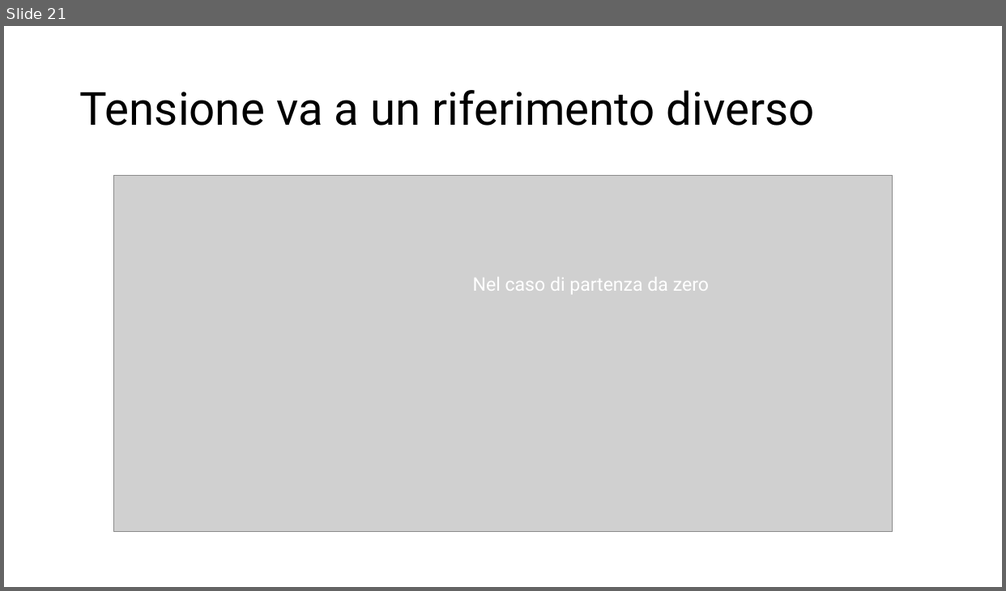
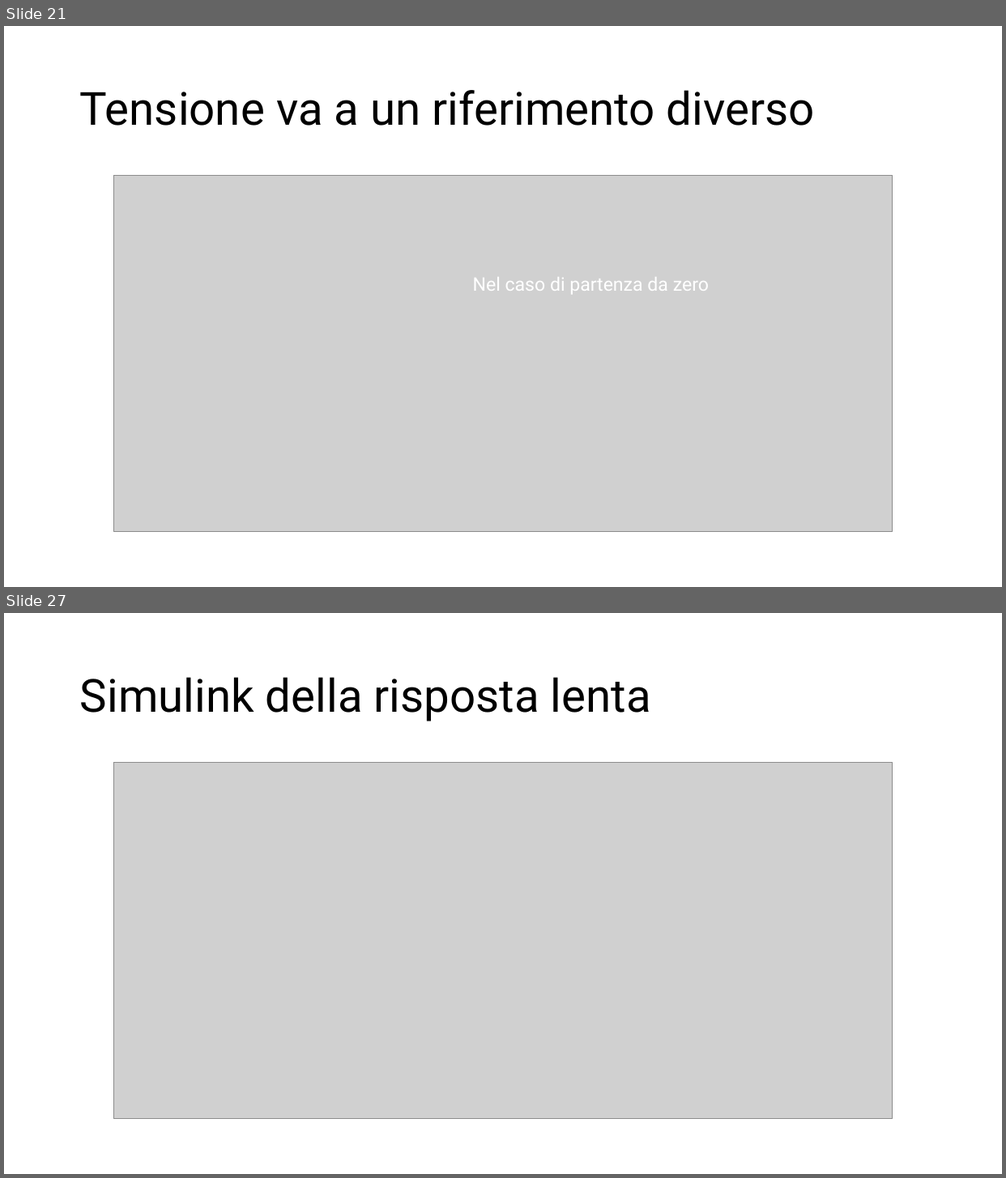
Before and after one commit to RiccardoOrlandi/Automation-Lab, a slide deck: Poli per caso/midterm presentazione/Controllo in cascata chiaro.pptx. Shown one above the other, each under a label of ours: slide 21 before the commit, slides 21 and 27 after it; the slides between them are not shown. The pictures are 1006x591 and 1006x1178 pixels, drawn with LibreOffice and Linux fonts; fonts in the diff are those of the drawing; grey boxes stand for pictures. Boxes give left, top, right and bottom in pixels: in the first picture for what was removed or moved away, otherwise in the second. Text is boxed around its words. In the diff, an @@ line names an element or a change of style, - is before the commit and + after.

```diff
--- a/Poli per caso/midterm presentazione/Controllo in cascata chiaro.pptx
+++ b/Poli per caso/midterm presentazione/Controllo in cascata chiaro.pptx
@@ slide 27 added at [4, 613, 1002, 1174], background #FFFFFF @@
@@ title added at [80, 677, 651, 722], 44 pt, text #000000 @@
+Simulink della risposta lenta
@@ picture added at [113, 763, 893, 1119] @@
```
Also in this commit, not shown: 5 other slides added, 1 slide removed, 3 other files.
